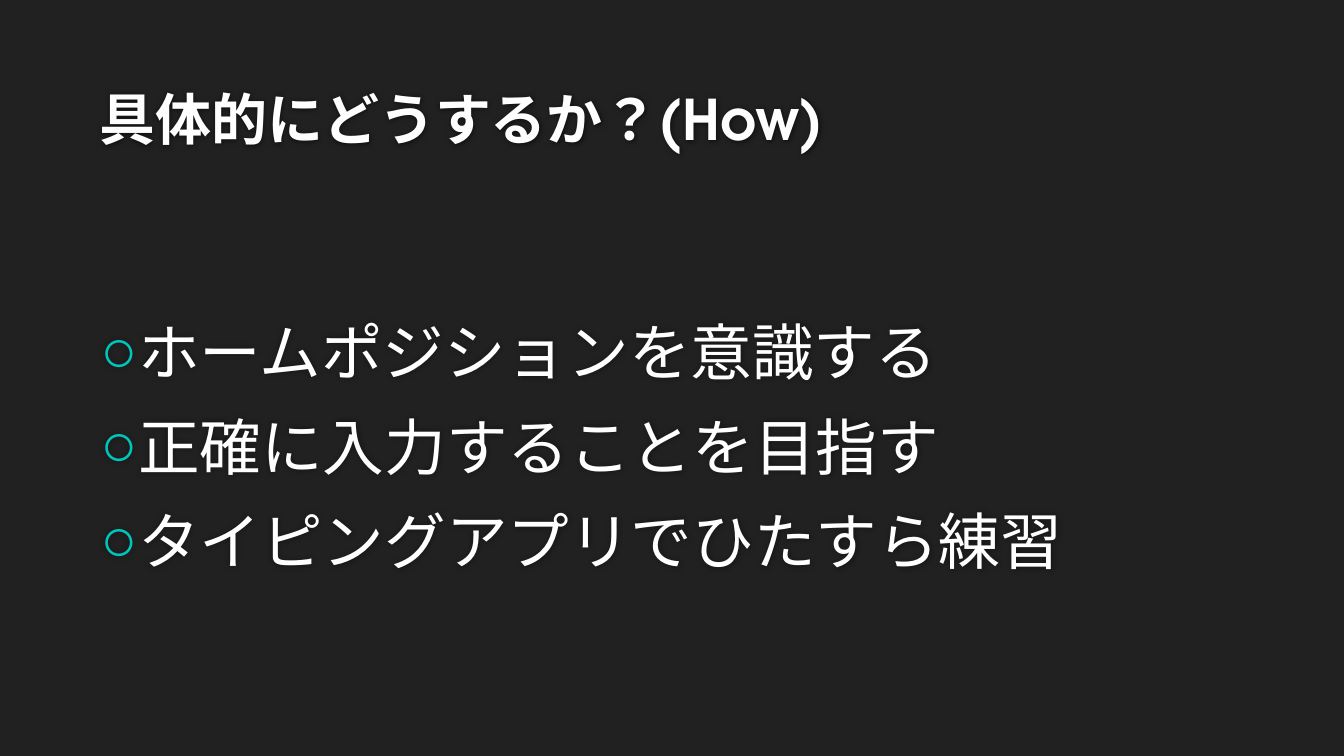
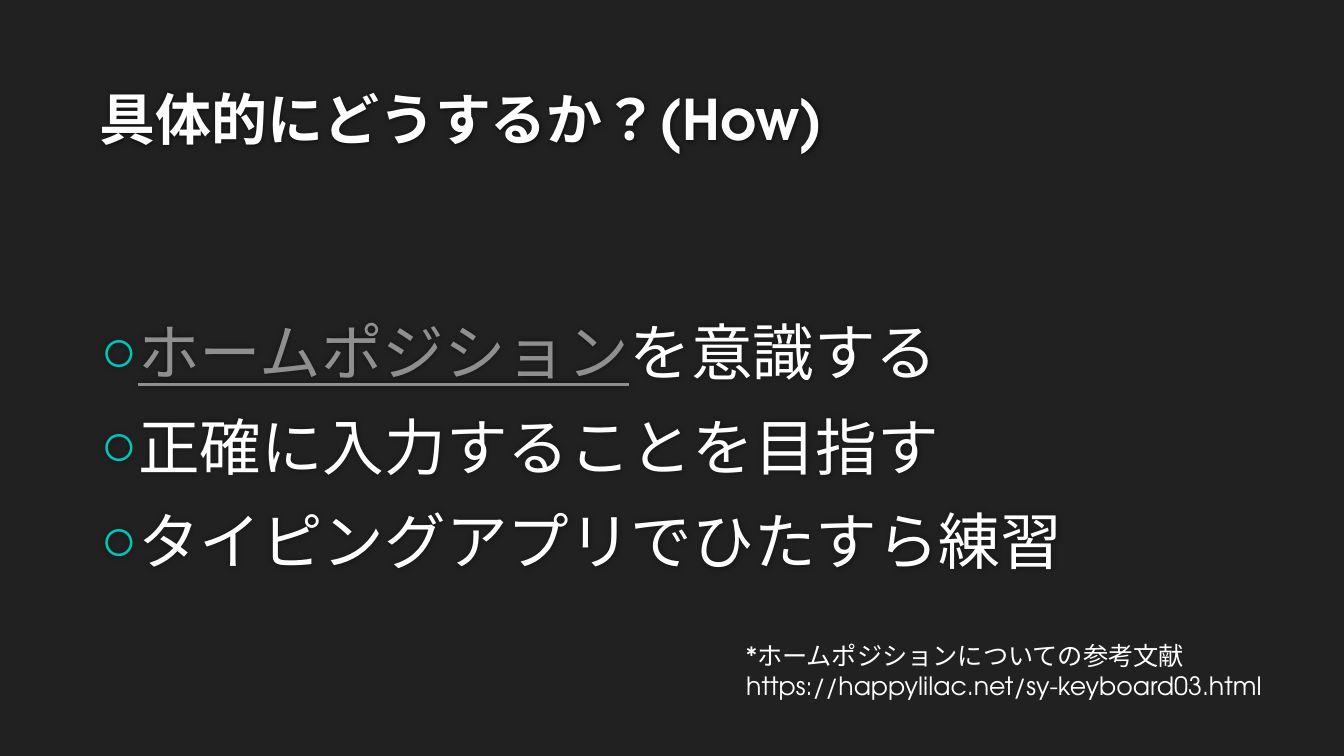
Before and after one commit to SeiyaW/typing, a slide deck: slide 4 of ことわざタイピング.pptx. Drawn at 1344x756 pixels with LibreOffice and Linux fonts; fonts in the diff are those of the drawing; background and template pictures are left out. Boxes give left, top, right and bottom in pixels: in the first picture for what was removed or moved away, otherwise in the second. Text is boxed around its words. In the diff, an @@ line names an element or a change of style, - is before the commit and + after.

```diff
--- a/ことわざタイピング.pptx
+++ b/ことわざタイピング.pptx
@@ text at [138, 323, 937, 386]: text colour #FFFFFF to #8F8F8F, underline on in "ホームポジションを意識する" @@
@@ text added at [746, 643, 1261, 700], 18 pt, text #FFFFFF @@
+*ホームポジションについての参考文献
+https://happylilac.net/sy-keyboard03.html
```
Also in this commit, not shown: 3 other slides changed, 1 slide added, 1 other file.
